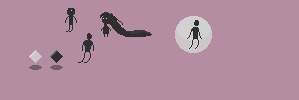
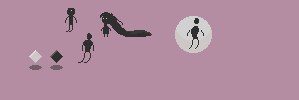
Layered file, before and after one edit (299 x 100). Changes by layer:
added layer "Слой 16" in group "BlackMan" over <box>187,30,204,36</box>
added layer "Слой 17" in group "BlackMan" over <box>194,18,199,24</box>
painted on "Слой 12" over <box>189,26,202,39</box>
removed layer "Слой 11" from group "BlackMan" over <box>187,20,199,39</box>
